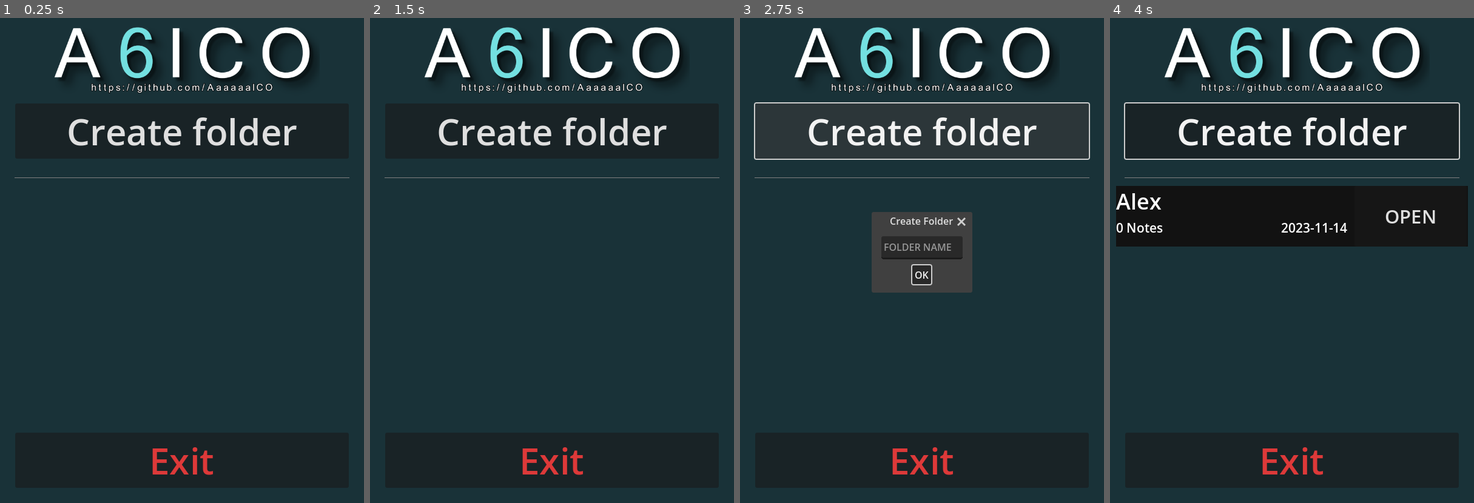
Above: before the commit, frames 1-4 (left to right).
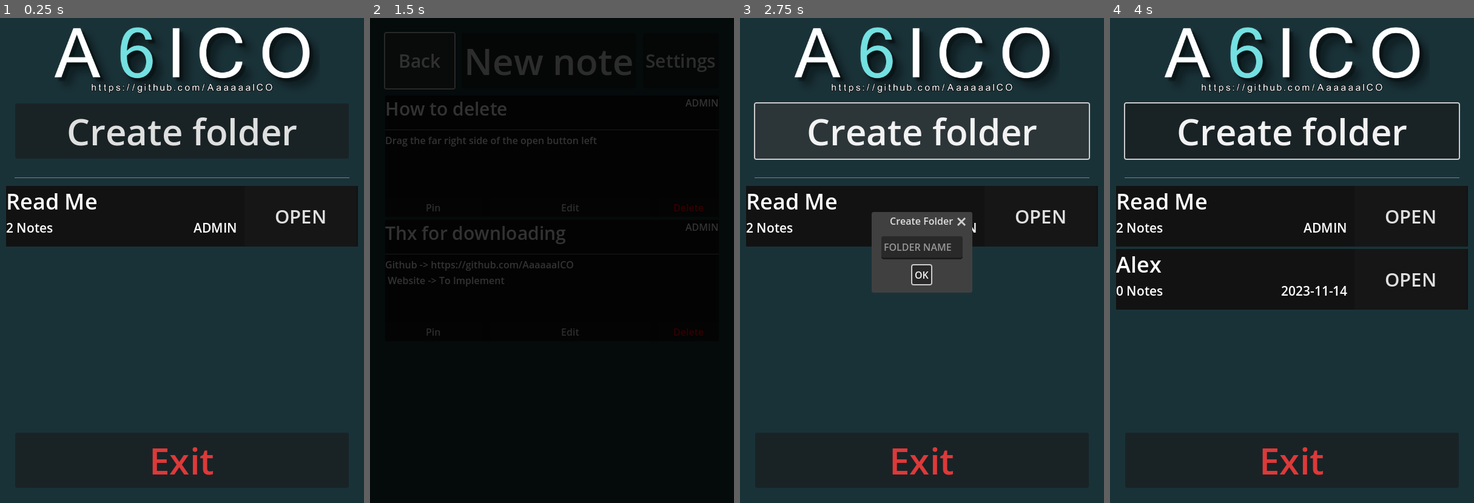
Above: after the commit, the same moments.

Repository: AaaaaaICO/Simplistic-Notes
Game: Godot game, scene res://Menus/MainMenu.tscn
Same seed, same stepped clock (60 frames per second), same inputs: the game is played once before the commit and once after it.
Inputs (mouse positions are in pixels of both pictures, inside the frame that each line leads up to):
- Up to frame 1 (0.25 s): no input
- Up to frame 2 (1.5 s): click (672, 216) at 0.5 s, where only the run after the commit has a clickable "OPEN"; click (420, 61) at 1.25 s, where only the run after the commit has a clickable "Back"
- Up to frame 3 (2.75 s): click "Create folder" at 2 s
- Up to frame 4 (4 s): click (1292, 245) at 2.77 s; type "Alex" at 2.85 s; click "OK" at 3.5 s

The runs differ from the first frame. In frame 1, 12% of the frame differs, in the area x 1-99%, y 34-48%; in frame 2, 97%, in the area x 0-100%, y 0-100%; in frame 3, 10%; in frame 4, 13%.

Commit message:
Read me folder implemented properly

Diff:
--- a/Menus/FolderMenu.tscn
+++ b/Menus/FolderMenu.tscn
@@ -119,34 +119,32 @@
 layout_mode = 2
 size_flags_vertical = 3
 
-[node name="Btn_EditFolder" type="Button" parent="ColorRect/MarginContainer/VBoxContainer/VSplitContainer/HBoxContainer"]
+[node name="HSplitContainer2" type="HSplitContainer" parent="ColorRect/MarginContainer/VBoxContainer/VSplitContainer/HBoxContainer"]
 layout_mode = 2
 size_flags_horizontal = 3
-size_flags_stretch_ratio = 0.14
-theme_override_font_sizes/font_size = 30
-text = "Edit"
+split_offset = -155
 
-[node name="MarginContainer" type="MarginContainer" parent="ColorRect/MarginContainer/VBoxContainer/VSplitContainer/HBoxContainer"]
+[node name="Btn_Back" type="Button" parent="ColorRect/MarginContainer/VBoxContainer/VSplitContainer/HBoxContainer/HSplitContainer2"]
 layout_mode = 2
 size_flags_horizontal = 3
-theme_override_constants/margin_left = 10
+theme_override_font_sizes/font_size = 30
+text = "Back"
 
-[node name="HSplitContainer" type="HSplitContainer" parent="ColorRect/MarginContainer/VBoxContainer/VSplitContainer/HBoxContainer/MarginContainer"]
+[node name="HSplitContainer" type="HSplitContainer" parent="ColorRect/MarginContainer/VBoxContainer/VSplitContainer/HBoxContainer/HSplitContainer2"]
 layout_mode = 2
 size_flags_horizontal = 3
-split_offset = 180
 
-[node name="Btn_NewNote" type="Button" parent="ColorRect/MarginContainer/VBoxContainer/VSplitContainer/HBoxContainer/MarginContainer/HSplitContainer"]
+[node name="Btn_NewNote" type="Button" parent="ColorRect/MarginContainer/VBoxContainer/VSplitContainer/HBoxContainer/HSplitContainer2/HSplitContainer"]
 layout_mode = 2
 size_flags_horizontal = 3
 theme_override_font_sizes/font_size = 60
 text = "New note"
 
-[node name="Btn_Back" type="Button" parent="ColorRect/MarginContainer/VBoxContainer/VSplitContainer/HBoxContainer/MarginContainer/HSplitContainer"]
+[node name="Btn_EditFolder" type="Button" parent="ColorRect/MarginContainer/VBoxContainer/VSplitContainer/HBoxContainer/HSplitContainer2/HSplitContainer"]
 layout_mode = 2
 size_flags_horizontal = 3
 theme_override_font_sizes/font_size = 30
-text = "Back"
+text = "Settings"
 
 [node name="HBoxContainer2" type="HBoxContainer" parent="ColorRect/MarginContainer/VBoxContainer/VSplitContainer"]
 clip_contents = true
@@ -171,6 +169,6 @@
 [connection signal="canceled" from="AD_NoteMaker" to="." method="_on_ad_note_maker_canceled"]
 [connection signal="confirmed" from="AD_NoteMaker" to="." method="_on_ad_note_maker_confirmed"]
 [connection signal="toggled" from="AD_NoteMaker/VBoxContainer/ScrollContainer/VBoxContainer/VSplitContainer/CheckBox" to="." method="_on_check_box_toggled"]
-[connection signal="pressed" from="ColorRect/MarginContainer/VBoxContainer/VSplitContainer/HBoxContainer/Btn_EditFolder" to="." method="_on_btn_editFolder_pressed"]
-[connection signal="pressed" from="ColorRect/MarginContainer/VBoxContainer/VSplitContainer/HBoxContainer/MarginContainer/HSplitContainer/Btn_NewNote" to="." method="_on_btn_new_note_pressed"]
-[connection signal="pressed" from="ColorRect/MarginContainer/VBoxContainer/VSplitContainer/HBoxContainer/MarginContainer/HSplitContainer/Btn_Back" to="." method="_on_btn_back_pressed"]
+[connection signal="pressed" from="ColorRect/MarginContainer/VBoxContainer/VSplitContainer/HBoxContainer/HSplitContainer2/Btn_Back" to="." method="_on_btn_back_pressed"]
+[connection signal="pressed" from="ColorRect/MarginContainer/VBoxContainer/VSplitContainer/HBoxContainer/HSplitContainer2/HSplitContainer/Btn_NewNote" to="." method="_on_btn_new_note_pressed"]
+[connection signal="pressed" from="ColorRect/MarginContainer/VBoxContainer/VSplitContainer/HBoxContainer/HSplitContainer2/HSplitContainer/Btn_EditFolder" to="." method="_on_btn_editFolder_pressed"]
--- a/Scripts/Global.gd
+++ b/Scripts/Global.gd
@@ -1,7 +1,7 @@
 extends Node
 
 # Profile == Folder
-
+var SettingsCode = "A928aAWsklOsk..pW;WD,[pG/'G[]]"
 var saveLocation = "user://saves.cfg"
 var LoadedProfile = {}
 var RefreshProfileList = false
@@ -18,10 +18,32 @@
 	"Content": "",
 	"Pinned": false,
 }
+
+var StartingData = {
+	"ProfileName": "Read Me",
+	"DateMade": "ADMIN",
+	"Notes": [{
+		"DateMade": "ADMIN",
+		"Name": "How to delete",
+		"Content": "Drag the far right side of the open button left",
+		"Pinned": false,
+	},
+	{
+		"DateMade": "ADMIN",
+		"Name": "Thx for downloading",
+		"Content": "Github -> https://github.com/AaaaaaICO \n Website -> To Implement",
+		"Pinned": false,
+	}
+	],
+}
+
 func GetAllProfiles():
 	var config = ConfigFile.new()
 	var configFile = config.load(saveLocation)
-	return config.get_sections()
+	var array = config.get_sections()
+	var index = array.find(SettingsCode)
+	array.remove_at(index)
+	return array
 
 func CreateProfile(Name):
 	LoadedProfile = ProfileTemplate
@@ -50,3 +72,12 @@
 		pass
 	config.clear()
 	config.save(saveLocation)
+func CheckForFirstLoad():
+	var config = ConfigFile.new()
+	var configFile = config.load(saveLocation)
+	print(config.get_value(SettingsCode, "Loaded"))
+	print(GetAllProfiles())
+	if(!config.get_value(SettingsCode, "Loaded")):
+		config.set_value(StartingData["ProfileName"], "Data", StartingData)
+		config.set_value(SettingsCode, "Loaded", true)
+		config.save(saveLocation)
--- a/Scripts/Prefab_NoteManager.gd
+++ b/Scripts/Prefab_NoteManager.gd
@@ -39,9 +39,10 @@
 
 
 func _on_btn_delete_pressed():
-	Global.LoadedProfile["Notes"].remove_at(noteIndex)
-	Global.RefreshNoteList = true
-	Global.Save(Global.LoadedProfile["ProfileName"])
+	if(!Global.LoadedProfile["Notes"][noteIndex]["Pinned"]):
+		Global.LoadedProfile["Notes"].remove_at(noteIndex)
+		Global.RefreshNoteList = true
+		Global.Save(Global.LoadedProfile["ProfileName"])
 
 func EditNote(Name, Date, Content, Pinned):
 	var editedNote = {
--- a/Scripts/ProfileSelectManager.gd
+++ b/Scripts/ProfileSelectManager.gd
@@ -5,6 +5,7 @@
 @onready var AD_FolderName = $VSplitContainer/VBoxContainer/MarginContainer/AD_CreateFolder/VBoxContainer/MarginContainer/TextEdit
 @onready var ADCreateFolder = $VSplitContainer/VBoxContainer/MarginContainer/AD_CreateFolder
 func _ready():
+	Global.CheckForFirstLoad()
 	FillProfiles()
 
 func _process(delta):
Not shown, changed: Exports/Simplistic Notes.exe
